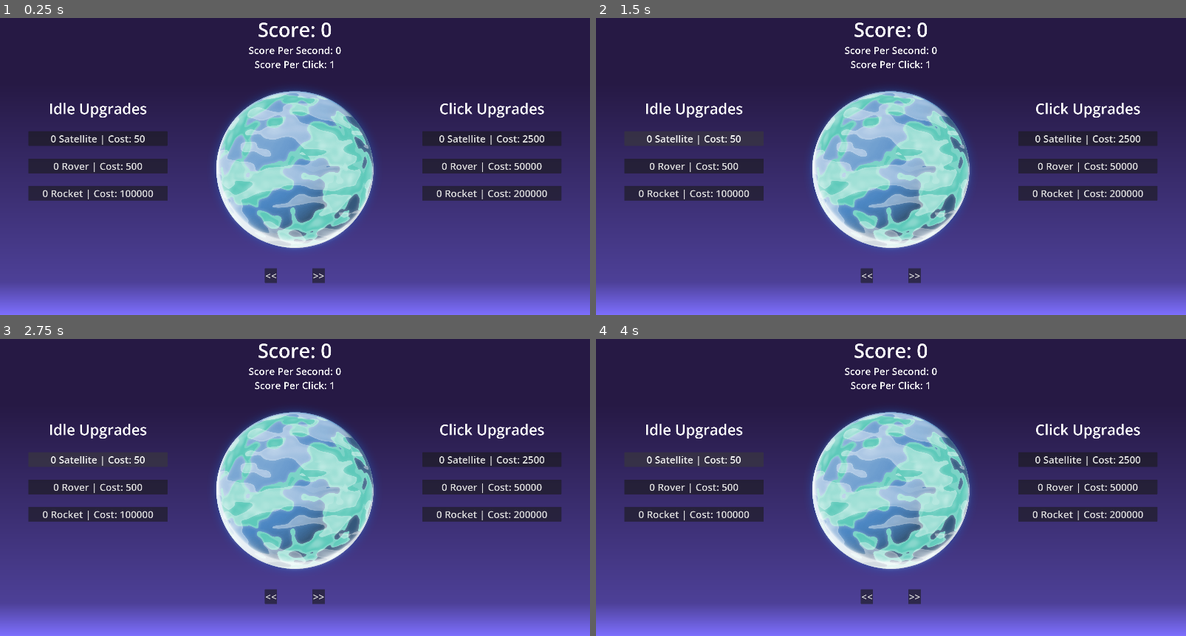
Above: before the commit, frames 1-4 (two rows, left to right).
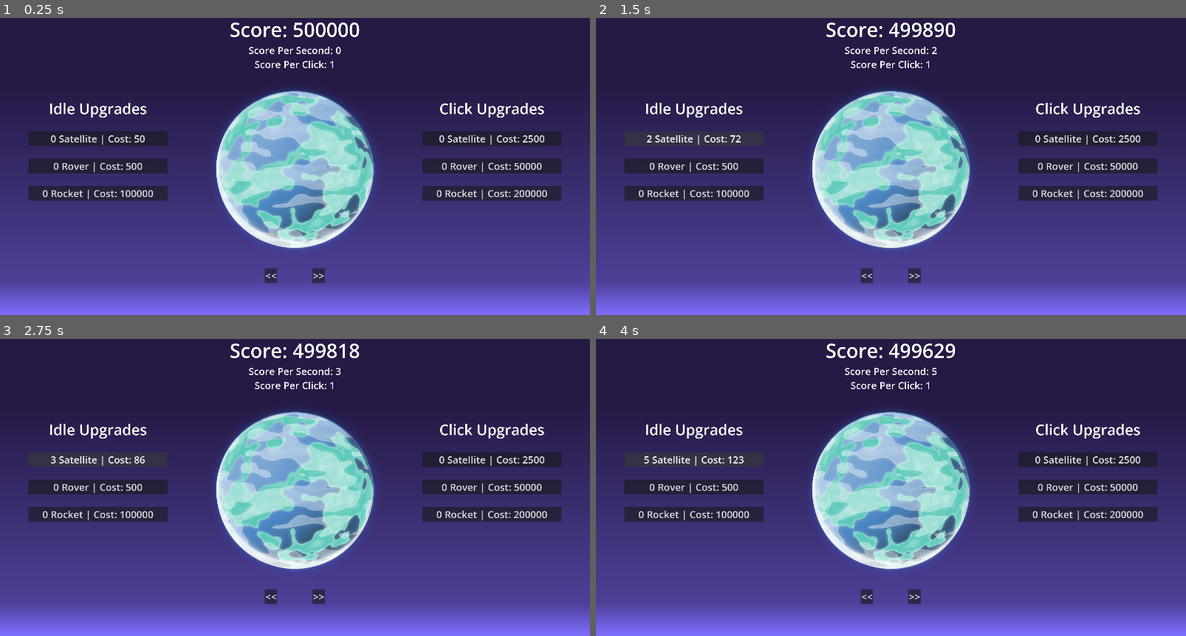
Above: after the commit, the same moments.

Repository: JStaed/planet-clicker-implementation
Game: Godot game, scene res://scenes/main.tscn
Same seed, same stepped clock (60 frames per second), same inputs: the game is played once before the commit and once after it.
Inputs:
- Up to frame 1 (0.25 s): no input
- Up to frame 2 (1.5 s): click "0 Satellite | Cost: 50" at 0.5 s; click "0 Satellite | Cost: 50" (after the commit: "1 Satellite | Cost: 60") at 1.25 s
- Up to frame 3 (2.75 s): click "0 Satellite | Cost: 50" (after the commit: "2 Satellite | Cost: 72") at 2 s
- Up to frame 4 (4 s): click "0 Satellite | Cost: 50" (after the commit: "3 Satellite | Cost: 86") at 2.75 s; click "0 Satellite | Cost: 50" (after the commit: "4 Satellite | Cost: 103") at 3.5 s

The runs differ from the first frame. In frame 1, 0.5% of the frame differs, in the area x 39-61%, y 1-7%; in frame 2, 0.6%; in frame 3, 0.6%; in frame 4, 0.8%, in the area x 8-61%, y 1-43%.

Commit message:
Implemented all shop buttons

Diff:
--- a/scenes/main.tscn
+++ b/scenes/main.tscn
@@ -206,4 +206,8 @@
 
 [connection signal="pressed" from="CanvasLayer/Control/HBoxContainer/Left/Satellite" to="CanvasLayer/Control" method="_on_satellite_button_pressed"]
 [connection signal="pressed" from="CanvasLayer/Control/HBoxContainer/Left/Rover" to="CanvasLayer/Control" method="_on_rover_button_pressed"]
+[connection signal="pressed" from="CanvasLayer/Control/HBoxContainer/Left/Rocket" to="CanvasLayer/Control" method="_on_rocket_button_pressed"]
 [connection signal="pressed" from="CanvasLayer/Control/HBoxContainer/Middle/PlanetButton" to="CanvasLayer/Control" method="_on_planet_button_pressed"]
+[connection signal="pressed" from="CanvasLayer/Control/HBoxContainer/Right/ResearchLab" to="CanvasLayer/Control" method="_on_research_lab_button_pressed"]
+[connection signal="pressed" from="CanvasLayer/Control/HBoxContainer/Right/Colony" to="CanvasLayer/Control" method="_on_colony_button_pressed"]
+[connection signal="pressed" from="CanvasLayer/Control/HBoxContainer/Right/City" to="CanvasLayer/Control" method="_on_city_button_pressed"]
--- a/scripts/game.gd
+++ b/scripts/game.gd
@@ -2,7 +2,7 @@
 
 const COST_FACTOR: float = 1.2
 
-var score: int = 0
+var score: int = 500000
 var score_per_second: int = 0
 var score_per_click: int = 1
 
@@ -41,15 +41,30 @@
 
 func purchase_upgrade(id: int) -> void:
 	if score >= cost[id]:
+		if id < 3:
+			score_per_second += upgrade[id]
+		else:
+			score_per_click += upgrade[id]
 		score -= cost[id]
 		cost[id] = int(floor(COST_FACTOR * cost[id]))
 		level[id] += 1
-		score_per_second += upgrade[id]
 		update_labels()
+
 
 func _on_satellite_button_pressed() -> void:
 	purchase_upgrade(0)
 
-
 func _on_rover_button_pressed() -> void:
 	purchase_upgrade(1)
+
+func _on_rocket_button_pressed() -> void:
+	purchase_upgrade(2)
+
+func _on_research_lab_button_pressed() -> void:
+	purchase_upgrade(3)
+
+func _on_colony_button_pressed() -> void:
+	purchase_upgrade(4)
+
+func _on_city_button_pressed() -> void:
+	purchase_upgrade(5)
